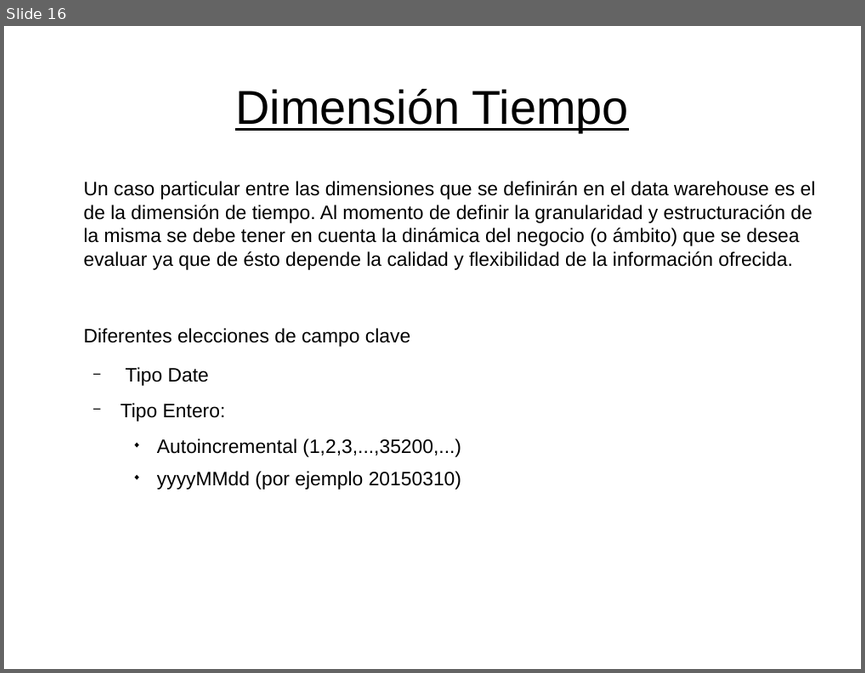
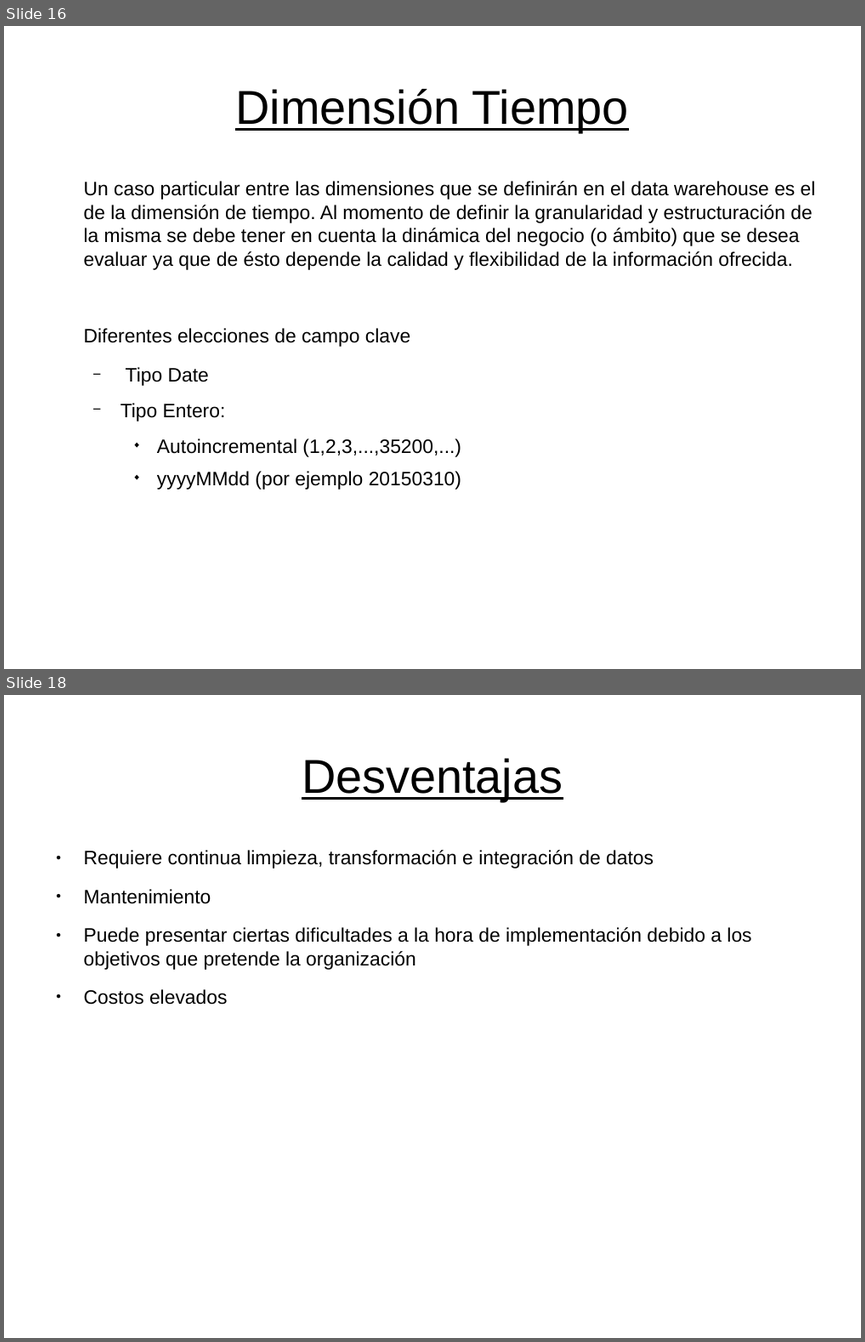
Before and after one commit to JoelCa/BDA, a slide deck: clase1/javier/presentaciones/presentacion_1.odp. Shown one above the other, each under a label of ours: slide 16 before the commit, slides 16 and 18 after it; the slides between them are not shown. The pictures are 865x673 and 865x1342 pixels, drawn with LibreOffice and Linux fonts; fonts in the diff are those of the drawing. Boxes give left, top, right and bottom in pixels: in the first picture for what was removed or moved away, otherwise in the second. Text is boxed around its words. In the diff, an @@ line names an element or a change of style, - is before the commit and + after.

Commit message:
agregue ventajas y desventajas del DW

```diff
--- a/clase1/javier/presentaciones/presentacion_1.odp
+++ b/clase1/javier/presentaciones/presentacion_1.odp
@@ slide 18 added at box(4, 695, 861, 1338), background #FFFFFF @@
@@ title added at box(302, 758, 562, 801), 44 pt, text #000000, underline @@
+Desventajas
@@ text added at box(84, 850, 751, 1004), 18 pt, text #000000 @@
+● Requiere continua limpieza, transformación e integración de datos
+● Mantenimiento
+● Puede presentar ciertas dificultades a la hora de implementación debido a los objetivos que pretende la organización
+● Costos elevados
```
Also in this commit, not shown: 1 other slide added, 2 other files.
